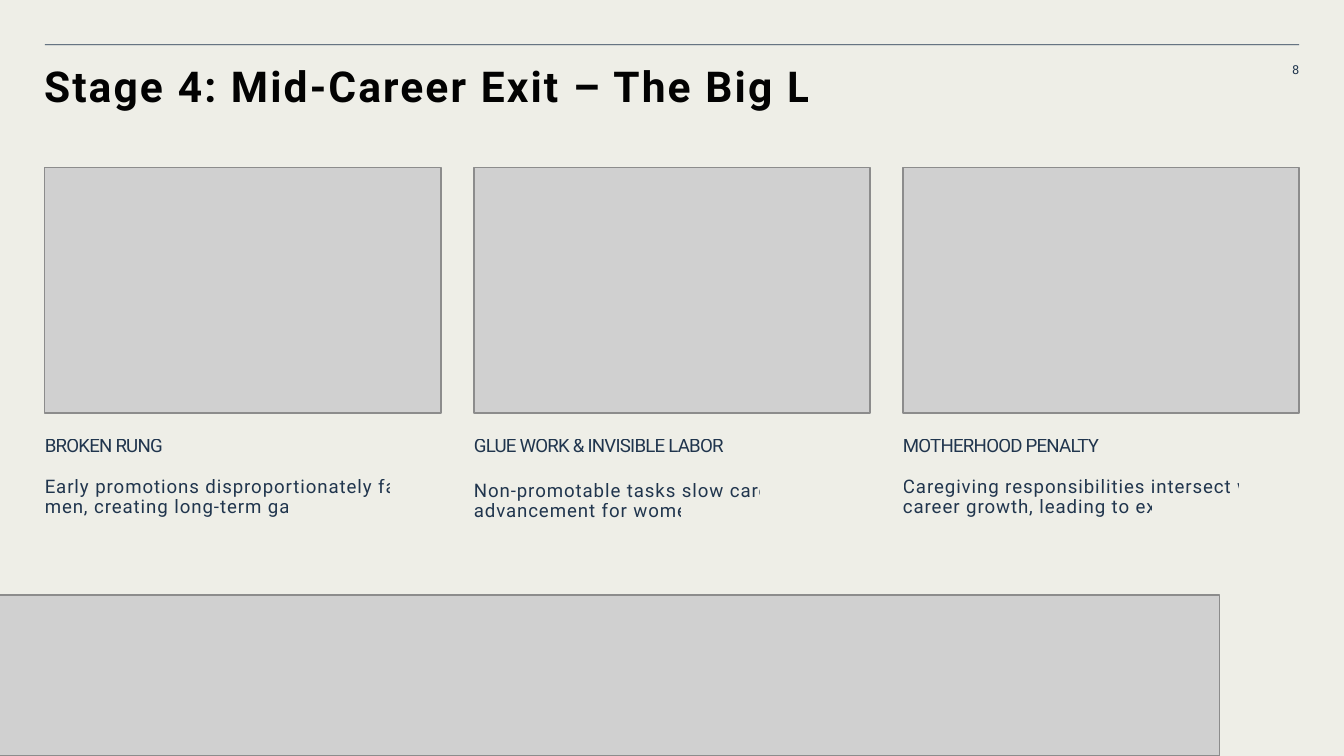
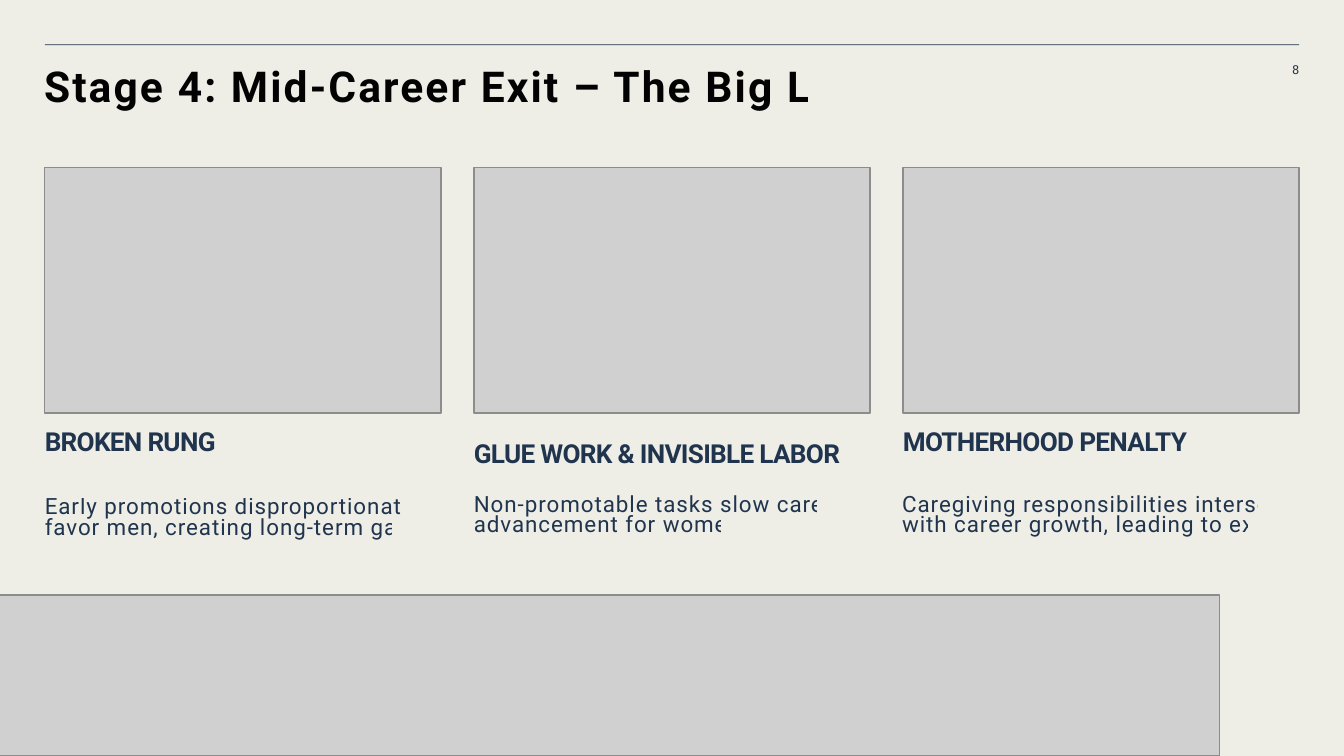
Before and after one commit to Rashiiik/SPL-01, a slide deck: slide 8 of Presentation.pptx. Drawn at 1344x756 pixels with LibreOffice and Linux fonts; fonts in the diff are those of the drawing; grey boxes stand for pictures. Boxes give left, top, right and bottom in pixels: in the first picture for what was removed or moved away, otherwise in the second. Text is boxed around its words. In the diff, an @@ line names an element or a change of style, - is before the commit and + after.

```diff
--- a/Presentation.pptx
+++ b/Presentation.pptx
@@ size 10 to 14 pt, bold on in 3 elements at [45, 432, 216, 452], [903, 432, 1187, 452], [474, 444, 840, 464] @@
@@ size 10 to 12 pt in 3 elements at [474, 495, 844, 533], [902, 495, 1290, 537], [45, 498, 432, 540] @@
@@ text "Non-promotable tasks slow career advancement ...": place and size @@
-text "Non-promotable tasks slow career advancement ..." at [474, 483, 787, 517]
+text "Non-promotable tasks slow career advancement ..." at [474, 495, 844, 533]
@@ text "Caregiving responsibilities intersect with career ...": place and size @@
-text "Caregiving responsibilities intersect with career ..." at [903, 479, 1275, 517]
+text "Caregiving responsibilities intersect with career ..." at [902, 495, 1290, 537]
```
Also in this commit, not shown: 3 other slides changed.
